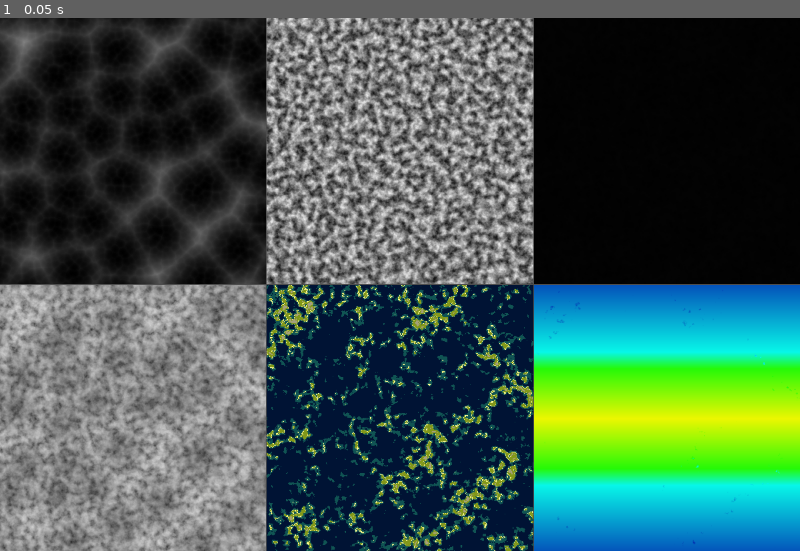
Above: before the commit, frame 1.
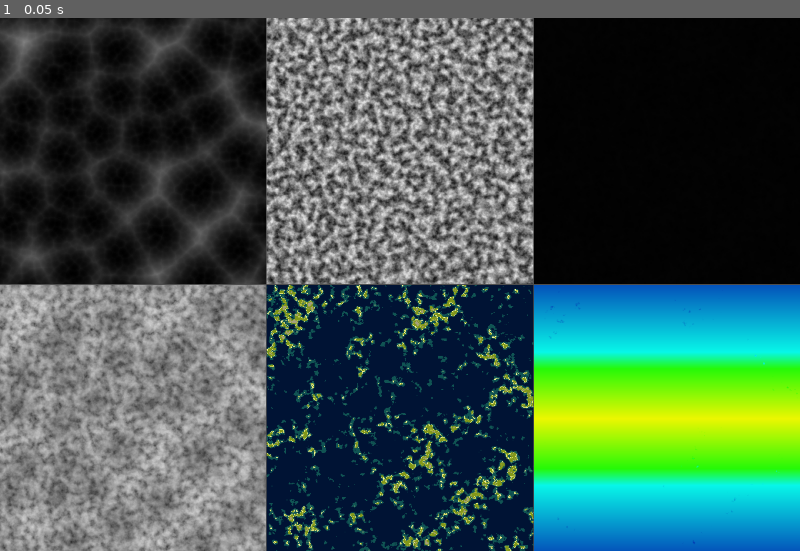
Above: after the commit, the same moment.

Repository: Rolls71/following-winds
Game: Godot game, scene res://test.tscn
Two runs of this game, one before a commit and one after it. Both use one fixed random seed, a clock stepped at 60 frames per second and the inputs below. The project has no main scene, so this scene is started directly. The engine's default icon, where the game draws it, is replaced by a stand-in: a white triangle on a blue panel in a dark square.
Inputs:
- Up to frame 1 (0.05 s): no input

The runs differ from the first frame. In frame 1, 2.6% of the frame differs, in the area x 33-98%, y 50-100%.

Commit message:
Raise water levels for more ocean travel between coastal zones

Diff:
--- a/nodes/tile.gd
+++ b/nodes/tile.gd
@@ -3,10 +3,10 @@
 enum Elevations {OCEANWATER, COASTALWATER, COASTLAND, LOWLAND, HIGHLAND}
 enum Gradients {FLAT, GENTLE, STEEP}
 
-const OCEAN_COAST_LEVEL: float = 0.6
-const SEA_LEVEL: float = 0.67
-const COAST_LOW_LEVEL: float = 0.685
-const LOW_HIGH_LEVEL: float = 0.76
+const OCEAN_COAST_LEVEL: float = 0.62
+const SEA_LEVEL: float = 0.685
+const COAST_LOW_LEVEL: float = 0.7
+const LOW_HIGH_LEVEL: float = 0.77
 
 
 static func classify_elevation(e):
